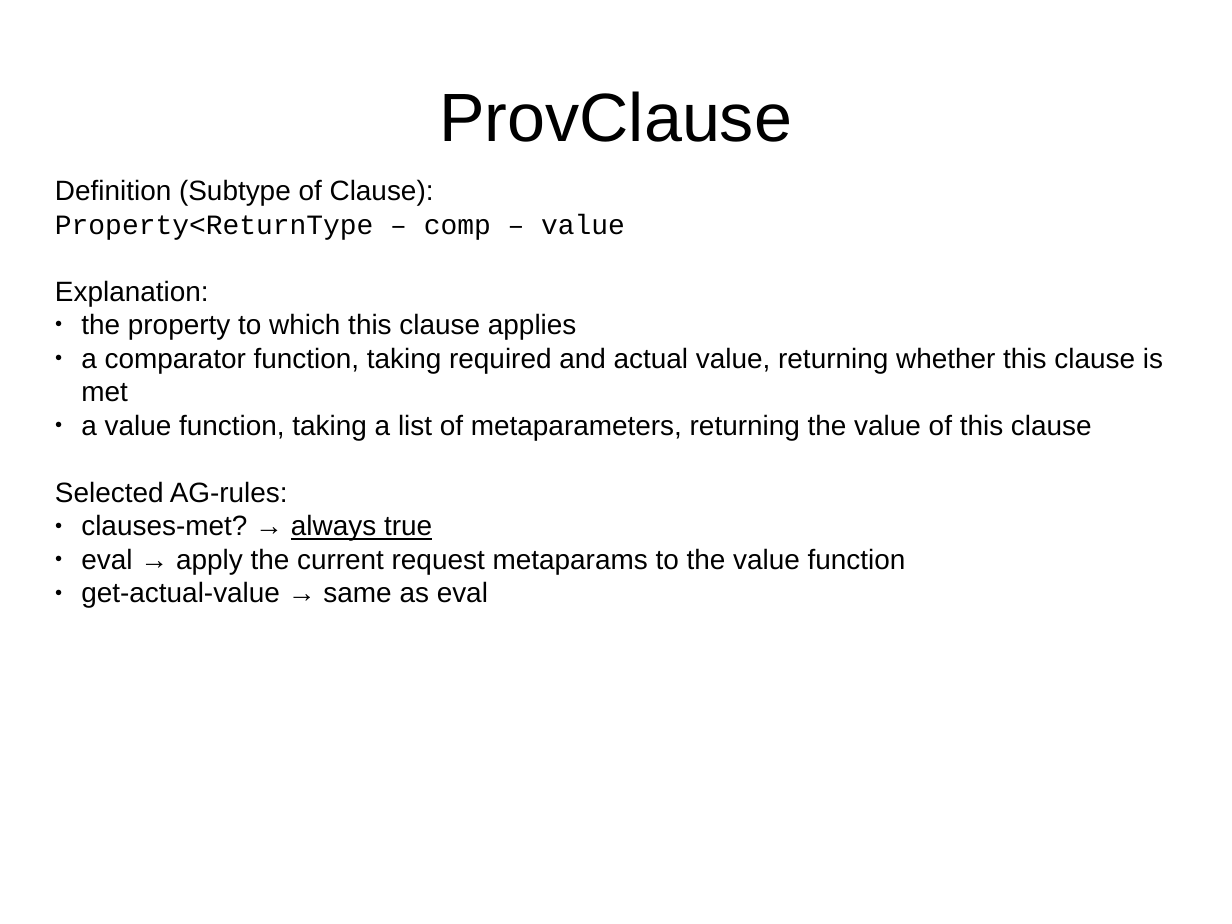
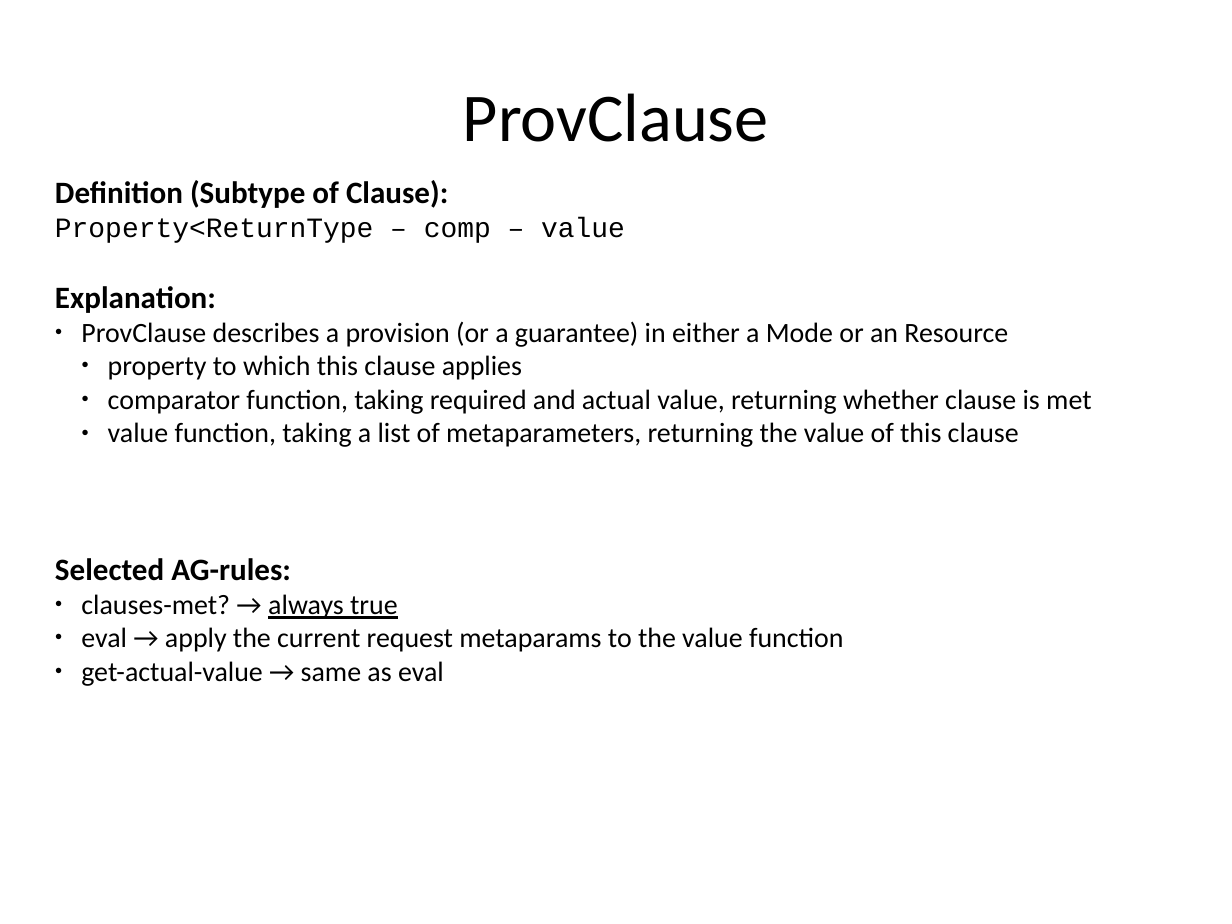
Before and after one commit to rene-schoene/racr-mquat, a slide deck: slide 21 of doc/the-model.odp. Drawn at 1232x924 pixels with LibreOffice and Linux fonts; fonts in the diff are those of the drawing. Boxes give left, top, right and bottom in pixels: in the first picture for what was removed or moved away, otherwise in the second. Text is boxed around its words. In the diff, an @@ line names an element or a change of style, - is before the commit and + after.

Commit message:
Finished detailed docu for AST rules. Switched to Calibri font.

```diff
--- a/doc/the-model.odp
+++ b/doc/the-model.odp
@@ title "ProvClause" at bbox=[463, 93, 769, 142]: font Arial to Calibri @@
@@ text at bbox=[55, 180, 844, 686]: size 18 to 20 pt, bold on in "Definition (Subtype of Clause):", "Explanation:", "Selected AG-rules:"; font Arial to Calibri in "Definition (Subtype of Clause):", "Explanation:", "Selected AG-rules:", "clauses-met? → always true" and 2 more places @@
@@ text at bbox=[81, 321, 1091, 447]: text changed; font Arial to Calibri @@
-● the property to which this clause applies
-● a comparator function, taking required and actual value, returning whether this clause is met
-● a value function, taking a list of metaparameters, returning the value of this clause
+● ProvClause describes a provision (or a guarantee) in either a Mode or an Resource
+  ● property to which this clause applies
+  ● comparator function, taking required and actual value, returning whether clause is met
+  ● value function, taking a list of metaparameters, returning the value of this clause
```
Also in this commit, not shown: 23 other slides changed, 3 slides added, 3 slides removed, 1 other file.
